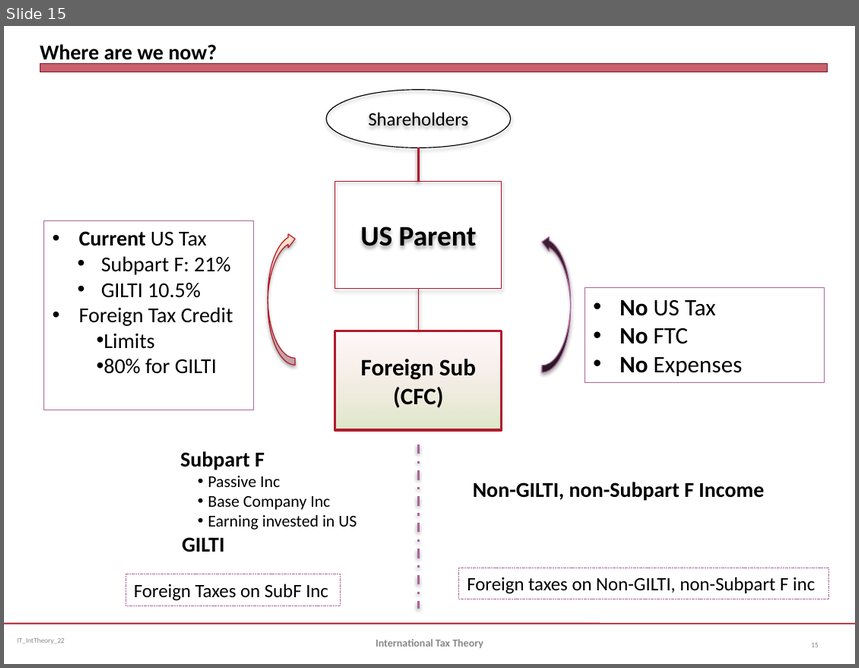
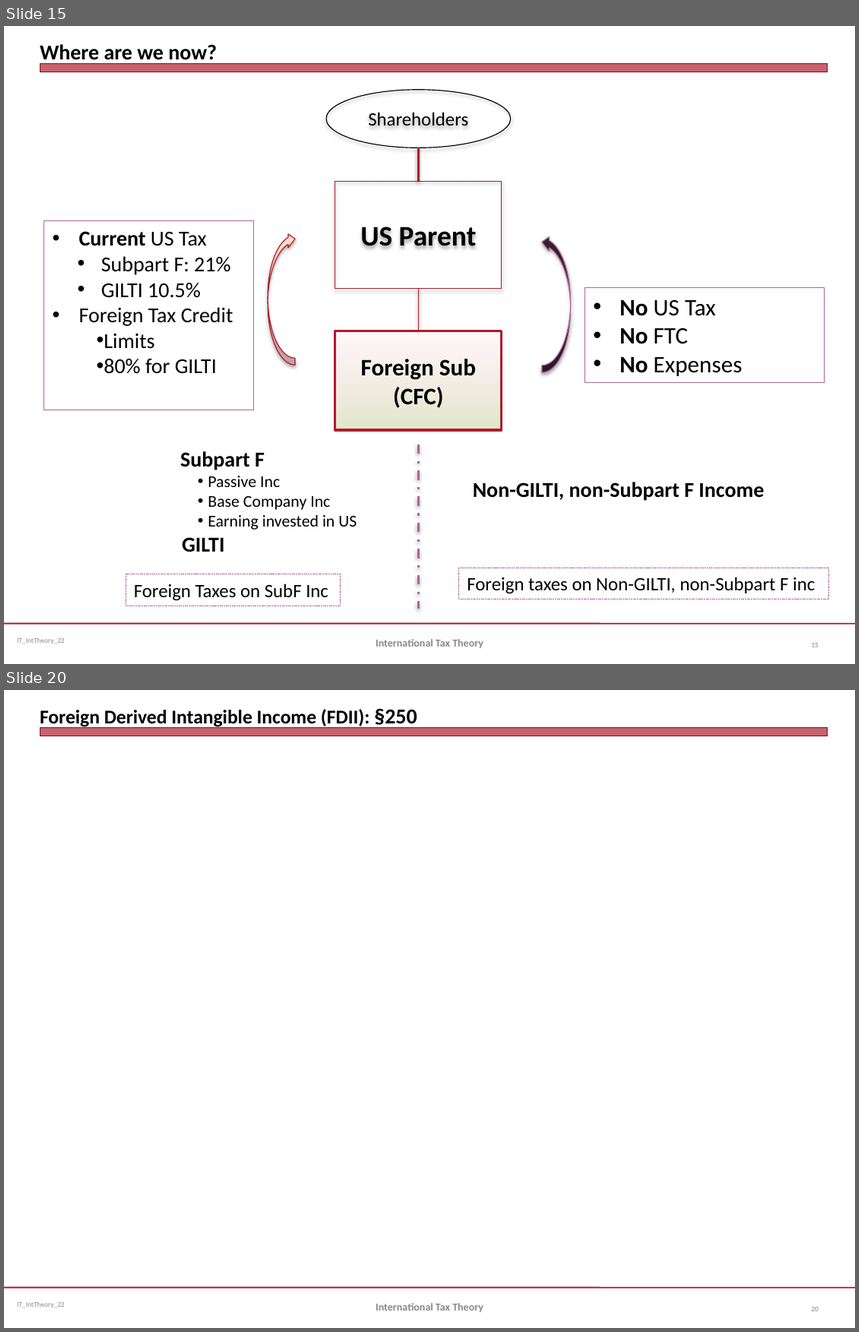
Before and after one commit to jmc877/International-Tax, a slide deck: irspractice/IT_Int_Theory_22.pptx. Shown one above the other, each under a label of ours: slide 15 before the commit, slides 15 and 20 after it; the slides between them are not shown. The pictures are 859x668 and 859x1332 pixels, drawn with LibreOffice and Linux fonts; fonts in the diff are those of the drawing; grey boxes stand for pictures. Boxes give left, top, right and bottom in pixels: in the first picture for what was removed or moved away, otherwise in the second. Text is boxed around its words. In the diff, an @@ line names an element or a change of style, - is before the commit and + after.

```diff
--- a/irspractice/IT_Int_Theory_22.pptx
+++ b/irspractice/IT_Int_Theory_22.pptx
@@ slide 20 added at <box>4,690,855,1328</box>, background #FFFFFF; not listed: 3 template elements that a slide beside it also shows @@
@@ title added at <box>40,708,417,729</box>, 16.5 pt, text #000000, bold @@
+Foreign Derived Intangible Income (FDII): §250
@@ text added at <box>376,1303,484,1312</box>, 9 pt, text #898989, bold @@
+International Tax Theory
@@ page number added at <box>811,1307,818,1312</box>, 6 pt, text #808080 @@
+20
```
Also in this commit, not shown: 5 other slides added, 2 other files.
